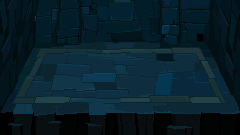
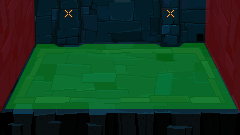
Two versions of the same layered image (240 × 135). Layer-by-layer changes:
showed group "Areas" (7 layers) over bbox(0, 0, 240, 113)
